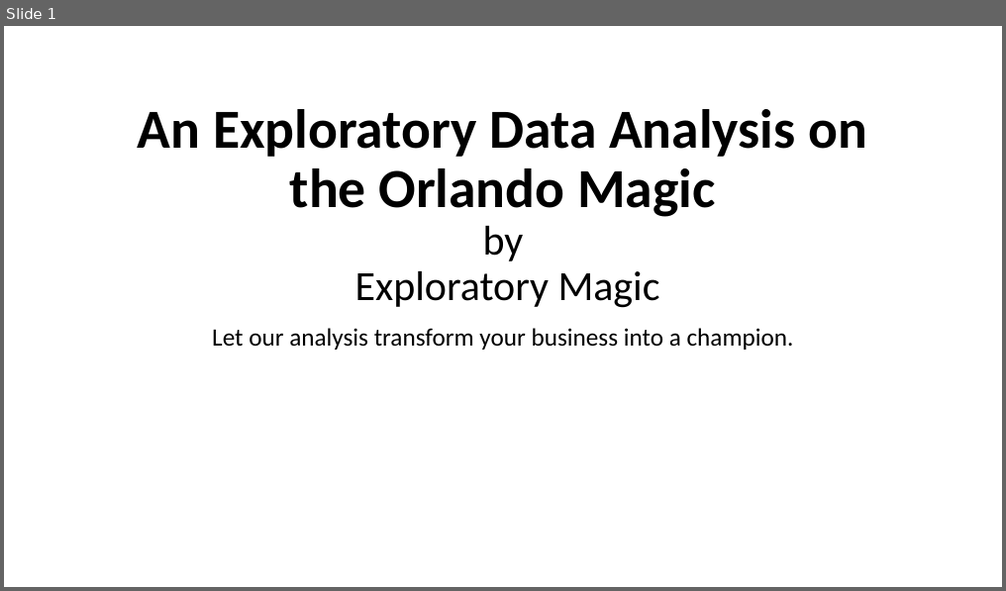
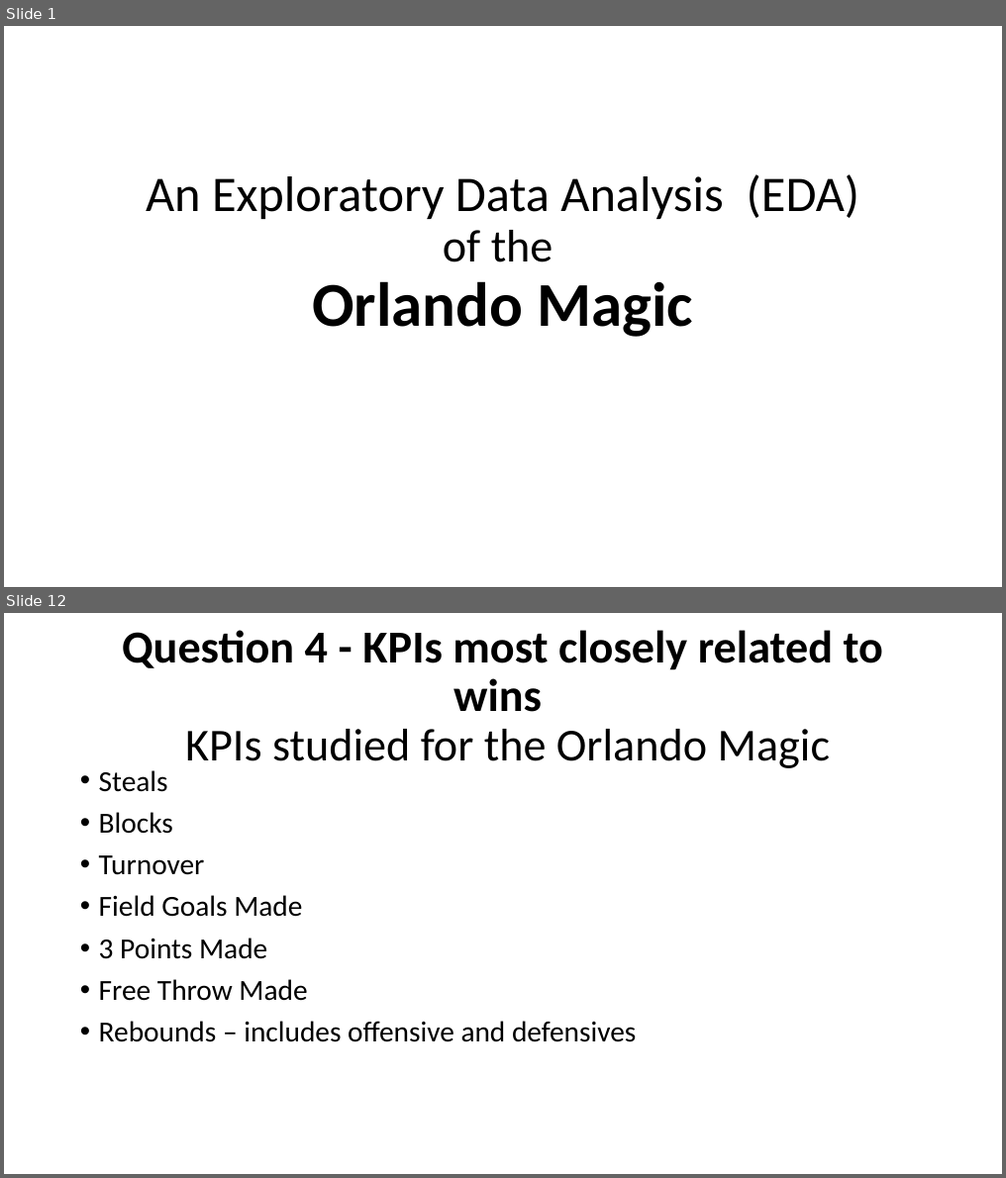
Before and after one commit to CandaceDoesData/Group_Project_1, a slide deck: mm_Group3_Project_1_Presentation.pptx. Shown one above the other, each under a label of ours: slide 1 before the commit, slides 1 and 12 after it; the slides between them are not shown. The pictures are 1006x591 and 1006x1178 pixels, drawn with LibreOffice and Linux fonts; fonts in the diff are those of the drawing. Boxes give left, top, right and bottom in pixels: in the first picture for what was removed or moved away, otherwise in the second. Text is boxed around its words. In the diff, an @@ line names an element or a change of style, - is before the commit and + after.

```diff
--- a/mm_Group3_Project_1_Presentation.pptx
+++ b/mm_Group3_Project_1_Presentation.pptx
@@ slide 12 added at (4, 613, 1002, 1174), background #FFFFFF @@
@@ title added at (122, 630, 883, 768), 44 pt, text #000000, bold @@
+Question 4 - KPIs most closely related to wins
+KPIs studied for the Orlando Magic
@@ text added at (99, 770, 636, 1043), 28 pt, text #000000 @@
+• Steals
+• Blocks
+• Turnover
+• Field Goals Made
+• 3 Points Made
+• Free Throw Made
+• Rebounds – includes offensive and defensives
@@ slide 1 changed as well @@
@@ title "An Exploratory Data Analysis (EDA) ..." at (146, 174, 860, 337): vertical alignment bottom to middle @@
@@ title at (146, 174, 860, 337): text changed; size 53 to 48 pt; bold off @@
-An Exploratory Data Analysis on the Orlando Magic
-by
-Exploratory Magic
+An Exploratory Data Analysis (EDA)
+of the
+Orlando Magic
@@ subtitle removed at (212, 328, 794, 350) @@
-Let our analysis transform your business into a champion.
```
Also in this commit, not shown: 29 other slides added, 3 slides removed.
